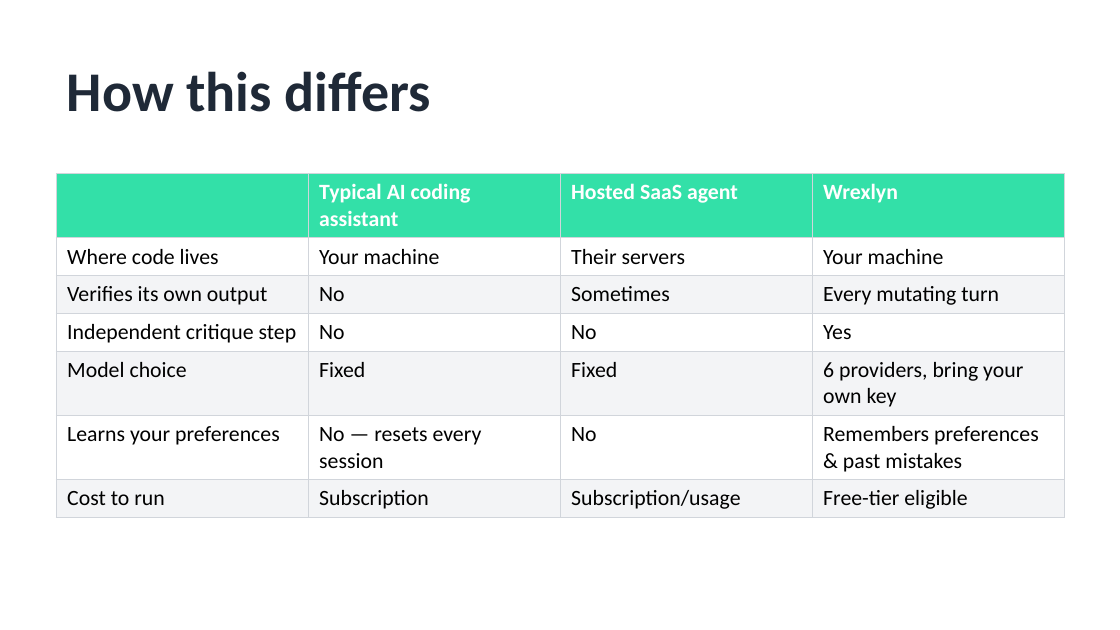
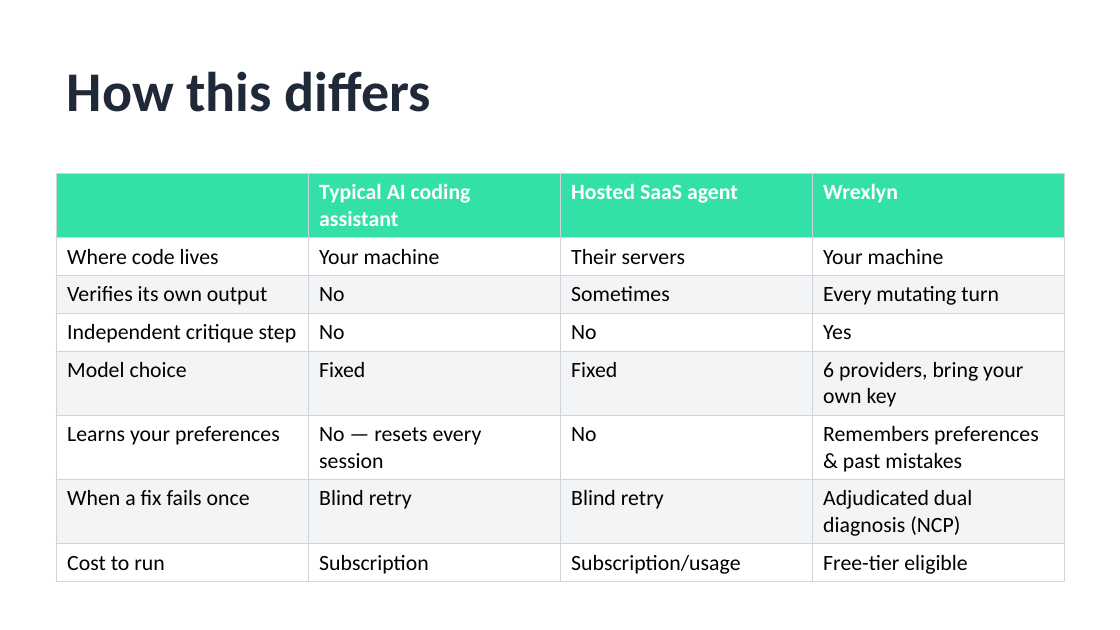
Before and after one commit to nishantsprabhakar/codingagent, a slide deck: slide 9 of docs/assets/Wrexlyn-Pitch-Deck.pptx (slide 8 before the commit). Drawn at 1120x630 pixels with LibreOffice and Linux fonts; fonts in the diff are those of the drawing. Boxes give left, top, right and bottom in pixels: in the first picture for what was removed or moved away, otherwise in the second. Text is boxed around its words. In the diff, an @@ line names an element or a change of style, - is before the commit and + after.

```diff
--- a/docs/assets/Wrexlyn-Pitch-Deck.pptx
+++ b/docs/assets/Wrexlyn-Pitch-Deck.pptx
@@ table at (56,174,1064,578) @@
+row 7: When a fix fails once | Blind retry | Blind retry | Adjudicated dual diagnosis (NCP)
```
Also in this commit, not shown: 1 slide added, 6 other files.
